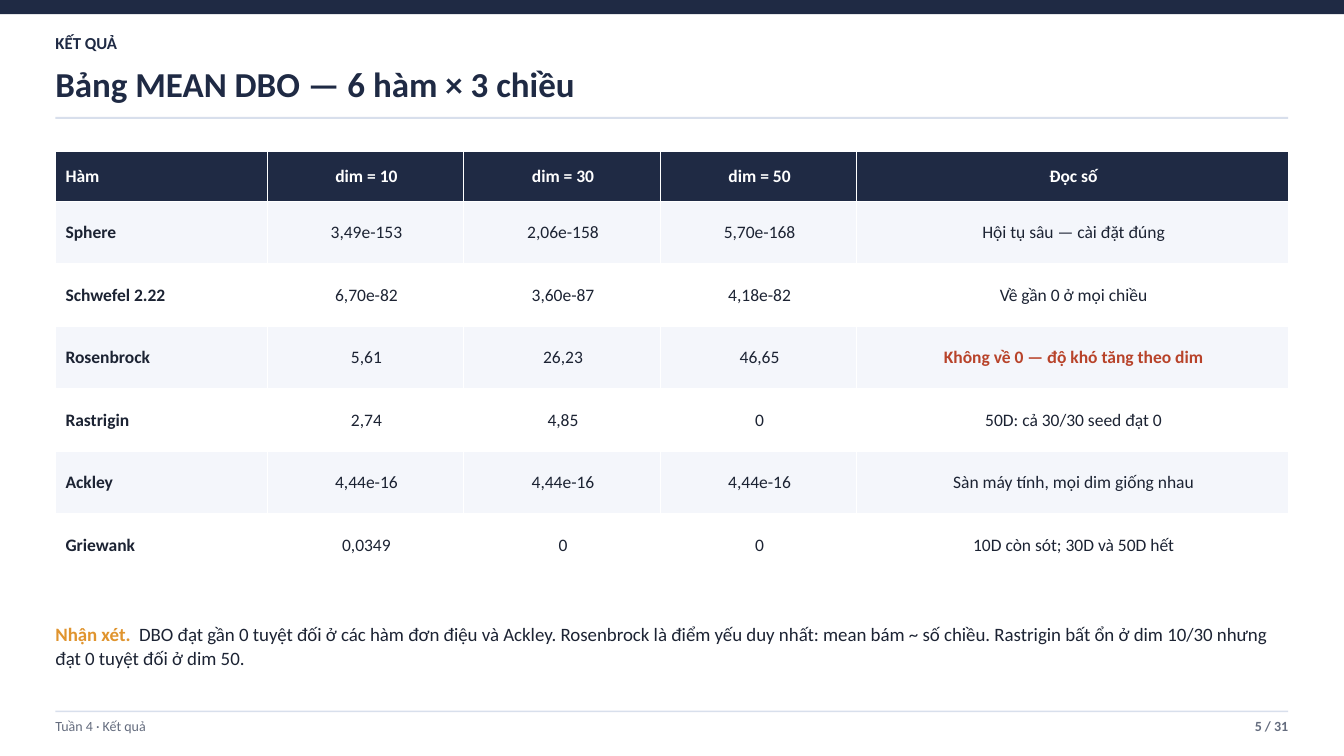
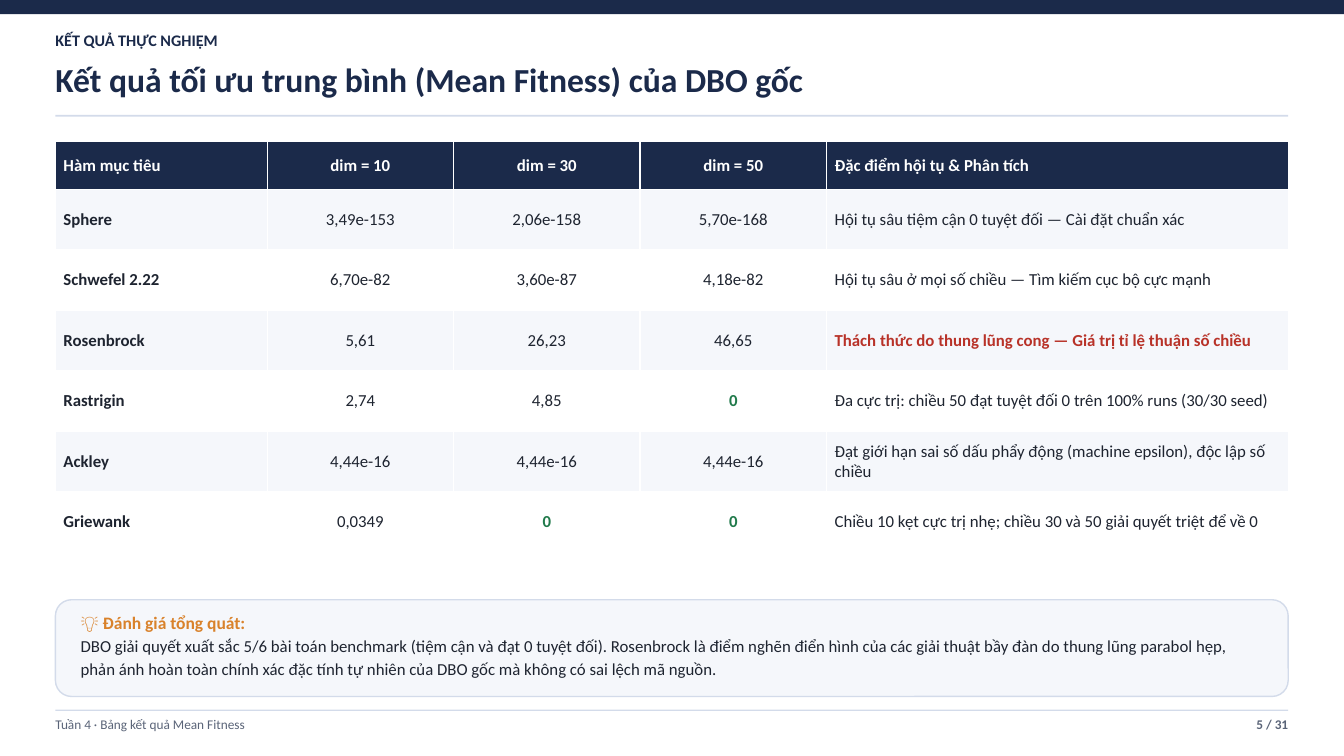
Before and after one commit to duylequang2303/DBO_heathcare, a slide deck: slide 5 of docs/Slide_Tuan_4_5_6_DBO_IDBO.pptx. Drawn at 1344x756 pixels with LibreOffice and Linux fonts; fonts in the diff are those of the drawing. Boxes give left, top, right and bottom in pixels: in the first picture for what was removed or moved away, otherwise in the second. Text is boxed around its words. In the diff, an @@ line names an element or a change of style, - is before the commit and + after.

```diff
--- a/docs/Slide_Tuan_4_5_6_DBO_IDBO.pptx
+++ b/docs/Slide_Tuan_4_5_6_DBO_IDBO.pptx
@@ text at (55,33,217,49): text changed; size 12 to 11.5 pt; text colour #1F2A44 to #1B2A4A @@
-KẾT QUẢ
+KẾT QUẢ THỰC NGHIỆM
@@ text at (55,66,803,98): text changed; size 25 to 24 pt; text colour #1F2A44 to #1B2A4A @@
-Bảng MEAN DBO — 6 hàm × 3 chiều
+Kết quả tối ưu trung bình (Mean Fitness) của DBO gốc
@@ rectangle at (55,115,1289,117): fill #D8DFEC to #D3DBEA @@
@@ table at (55,141,1289,553) @@
-row 1, column 1: Hàm
+row 1, column 1: Hàm mục tiêu
-row 1, column 5: Đọc số
+row 1, column 5: Đặc điểm hội tụ & Phân tích
-row 2, column 5: Hội tụ sâu — cài đặt đúng
+row 2, column 5: Hội tụ sâu tiệm cận 0 tuyệt đối — Cài đặt chuẩn xác
-row 3, column 5: Về gần 0 ở mọi chiều
+row 3, column 5: Hội tụ sâu ở mọi số chiều — Tìm kiếm cục bộ cực mạnh
-row 4, column 5: Không về 0 — độ khó tăng theo dim
+row 4, column 5: Thách thức do thung lũng cong — Giá trị tỉ lệ thuận số chiều
-row 5, column 5: 50D: cả 30/30 seed đạt 0
+row 5, column 5: Đa cực trị: chiều 50 đạt tuyệt đối 0 trên 100% runs (30/30 seed)
-row 6, column 5: Sàn máy tính, mọi dim giống nhau
+row 6, column 5: Đạt giới hạn sai số dấu phẩy động (machine epsilon), độc lập số chiều
-row 7, column 5: 10D còn sót; 30D và 50D hết
+row 7, column 5: Chiều 10 kẹt cực trị nhẹ; chiều 30 và 50 giải quyết triệt để về 0
@@ fill #1F2A44 to #1B2A4A in row 1 @@
@@ fill #F4F6FB to #F5F7FB in 15 cells @@
@@ size 12.5 to 12 pt in "dim = 10", "dim = 30", "dim = 50", "Sphere" and 23 more places @@
@@ text colour #1C2333 to #1E2430 in "Sphere", "3,49e-153", "2,06e-158", "5,70e-168" and 17 more places @@
@@ text colour #1C2333 to #217A4B, bold on in "0", "0", "0" @@
@@ table: place and size @@
-table at (55,151,1289,577)
+table at (55,141,1289,553)
@@ text in rounded rectangle at (55,626,1267,668): text removed @@
-Nhận xét. DBO đạt gần 0 tuyệt đối ở các hàm đơn điệu và Ackley. Rosenbrock là điểm yếu duy nhất: mean bám ~ số chiều. Rastrigin bất ổn ở dim 10/30 nhưng đạt 0 tuyệt đối ở dim 50.
@@ rounded rectangle: place and size @@
-rounded rectangle at (55,626,1267,668)
+rounded rectangle at (55,600,1289,697)
@@ rounded rectangle at (55,600,1289,697): fill none to #F5F7FB; outline none to #D3DBEA 1 pt @@
@@ text added at (81,615,1226,678), 12 pt, text #1E2430 @@
+💡 Đánh giá tổng quát:
+DBO giải quyết xuất sắc 5/6 bài toán benchmark (tiệm cận và đạt 0 tuyệt đối). Rosenbrock là điểm nghẽn điển hình của các giải thuật bầy đàn do thung lũng parabol hẹp, phản ánh hoàn toàn chính xác đặc tính tự nhiên của DBO gốc mà không có sai lệch mã nguồn.
@@ text at (55,719,245,732): text changed; size 10 to 9.5 pt; text colour #646C7E to #5A6478 @@
-Tuần 4 · Kết quả
+Tuần 4 · Bảng kết quả Mean Fitness
@@ text "5 / 31" at (1256,720,1288,729): size 10 to 9.5 pt, text colour #646C7E to #5A6478 @@
```
Also in this commit, not shown: 25 other slides changed, 5 slides added, 5 slides removed, 9 other files.
